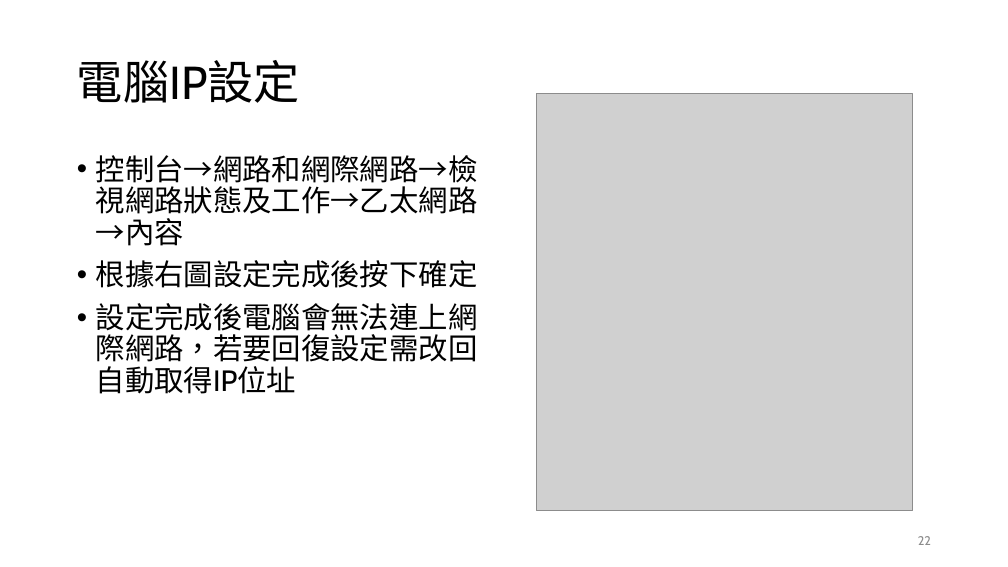
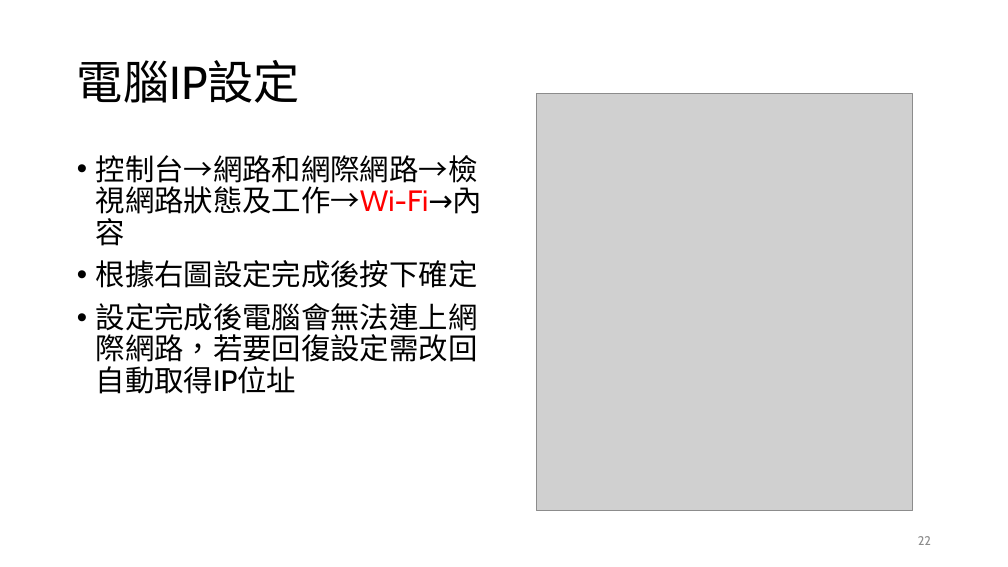
Before and after one commit to d0542218/ArduinoControlGUI, a slide deck: slide 22 of arduinoGUI 0909.pptx. Drawn at 1008x567 pixels with LibreOffice and Linux fonts; fonts in the diff are those of the drawing; grey boxes stand for pictures. Boxes give left, top, right and bottom in pixels: in the first picture for what was removed or moved away, otherwise in the second. Text is boxed around its words. In the diff, an @@ line names an element or a change of style, - is before the commit and + after.

```diff
--- a/arduinoGUI 0909.pptx
+++ b/arduinoGUI 0909.pptx
@@ text at box(96, 155, 483, 246): text changed @@
-• 控制台→網路和網際網路→檢視網路狀態及工作→乙太網路→內容
+• 控制台→網路和網際網路→檢視網路狀態及工作→Wi-Fi→內容
```
Also in this commit, not shown: 2 other slides changed.
